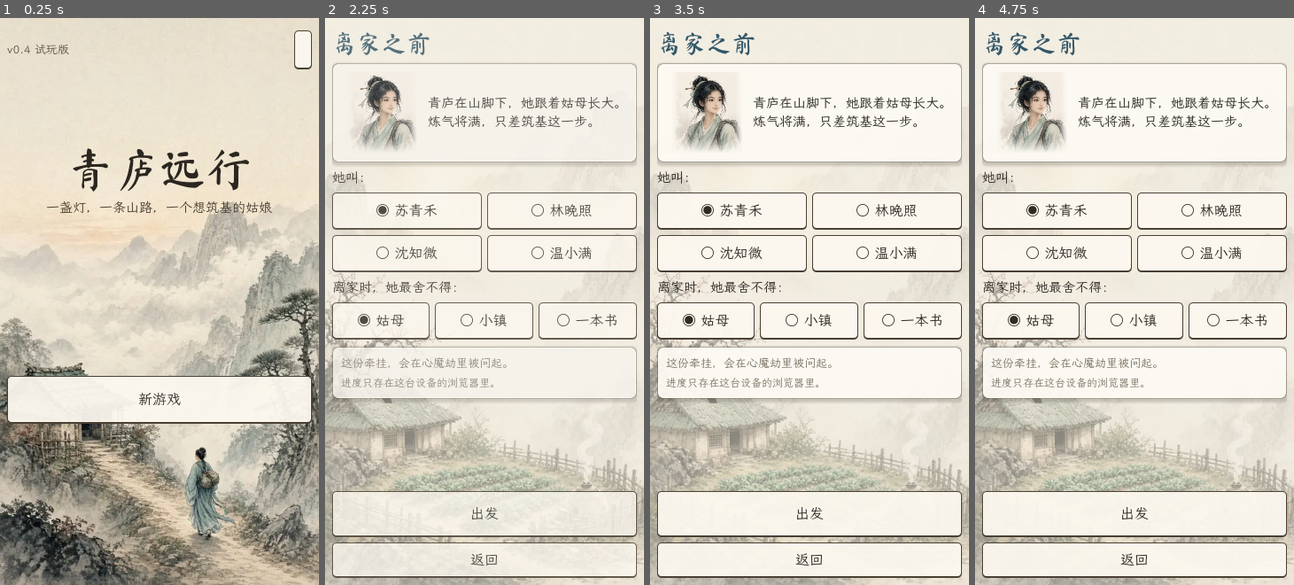
Above: before the commit, frames 1-4 (left to right).
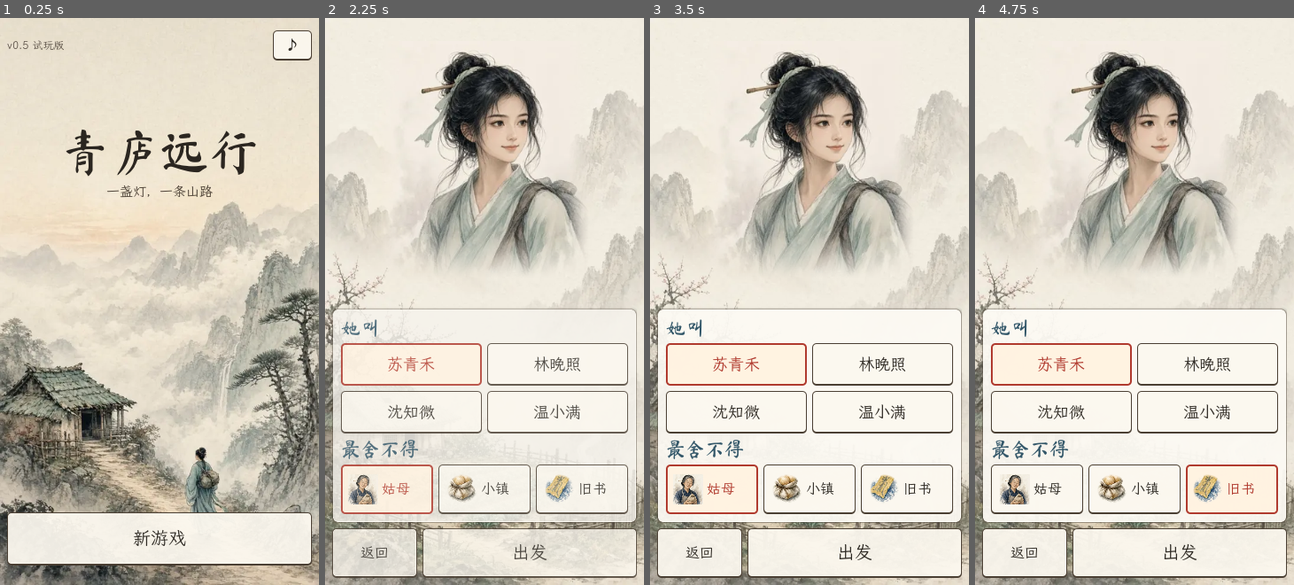
Above: after the commit, the same moments.

Repository: loo0p/qinglu-yuanxing
Game: Godot game, scene res://scenes/Main.tscn
The game is run twice, just before and just after one commit, with the same random seed, the same clock (stepped at 60 frames per second) and the same inputs.
Inputs (mouse positions are in pixels of both pictures, inside the frame that each line leads up to):
- Up to frame 1 (0.25 s): no input
- Up to frame 2 (2.25 s): click (628, 52) at 0.5 s, where only the run before the commit has a clickable "静音"; click (628, 52) at 1.25 s, where only the run before the commit has a clickable "放声"; click "新游戏" at 2 s
- Up to frame 3 (3.5 s): click (710, 488) at 2.75 s, where only the run after the commit has a clickable "姑母"
- Up to frame 4 (4.75 s): click (1134, 488) at 3.5 s, where only the run after the commit has a clickable "小镇"; click (1233, 488) at 4.25 s, where only the run after the commit has a clickable "旧书"

The runs differ from the first frame. In frame 1, 20% of the frame differs, in the area x 2-98%, y 2-97%; in frame 2, 41%; in frame 3, 44%, in the area x 0-100%, y 2-100%; in frame 4, 44%.

Commit message:
v0.5: scene-first title/create, prose cut to ~53%, clean dev screenshots

Diff:
--- a/data/events.json
+++ b/data/events.json
@@ -6,7 +6,7 @@
   "heavy": true,
   "once": true,
   "ganwu": 15,
-  "text": "春雨过后，溪水涨过了踏石。\n袖里的避水符还带着姑母灯下的墨香。",
+  "text": "春雨后，溪水漫过了踏石。袖里的避水符，还带着姑母的墨香。",
   "options": [
    {
     "id": "A",
@@ -22,7 +22,7 @@
      }
     },
     "effects": {
-     "log": "符纸遇水而亮，溪流从脚边分开，像替她让了一步路。"
+     "log": "符纸一亮，溪水为她让开了路。"
     }
    },
    {
@@ -35,7 +35,7 @@
      "tags": [
       "避"
      ],
-     "log": "她把符收回袖中，沿着溪往上走。多走一程，也多看了一程山。",
+     "log": "多走一程，也多看了一程山。",
      "goto": "H2b"
     }
    },
@@ -48,11 +48,11 @@
     "roll": {
      "chance": 0.5,
      "success": {
-      "log": "三步两跳，鞋湿了半截，人总算站在了对岸。"
+      "log": "三步两跳，鞋湿了半截，总算过来了。"
      },
      "fail": {
       "injure": 2,
-      "log": "脚下一滑，整个人扑进冷水里。爬上岸时，牙关直打战。"
+      "log": "脚下一滑，扑进冷水里，冻得牙关打战。"
      }
     },
     "effects": {
@@ -69,7 +69,7 @@
   "heavy": false,
   "once": true,
   "ganwu": 0,
-  "text": "乱石缝里生着几丛续骨草，叶背银毛细细。葛老三的腿，每到春天就犯。",
+  "text": "石缝里生着续骨草。葛老三的腿，一到春天就犯。",
   "options": [
    {
     "id": "A",
@@ -88,7 +88,7 @@
   "heavy": false,
   "once": true,
   "ganwu": 0,
-  "text": "松针积了一尺厚，踩上去没有声音。风过松间，像有人在远处翻书。",
+  "text": "松针积了一尺厚，踩上去没有声音。",
   "options": [
    {
     "id": "A",
@@ -102,7 +102,7 @@
   "heavy": true,
   "once": true,
   "ganwu": 15,
-  "text": "葛老三坐在门槛上揉膝盖，烟袋早灭了。\n“丫头，又进山？有续骨草没有？这腿一下雨就跟我闹。”",
+  "text": "葛老三坐在门槛上揉膝盖。\n“丫头，有续骨草没有？这腿又闹了。”",
   "options": [
    {
     "id": "A",
@@ -129,7 +129,7 @@
       "npc": "葛老三",
       "text": "她送来了续骨草"
      },
-     "log": "葛老三接过草，嘴里嘟囔着“还算有良心”，转身翻出一张净水符和十枚灵石塞给她：“山里的水不干净，拿着。”"
+     "log": "“还算有良心。”他塞来一张净水符、十枚灵石。"
     }
    },
    {
@@ -147,14 +147,14 @@
       "npc": "葛老三",
       "text": "她帮着劈了柴"
      },
-     "log": "她劈了一日柴，手掌磨得发红。葛老三数出五枚灵石，没多说话，只是把茶续满了。"
+     "log": "劈了一日柴。他数出五枚灵石，把茶续满。"
     }
    },
    {
     "id": "C",
     "label": "讨碗水，告辞",
     "effects": {
-     "log": "葛老三挥挥手：“去吧去吧，莫往寒潭那边乱走。”"
+     "log": "“去吧，莫往寒潭乱走。”"
     }
    }
   ],
@@ -166,7 +166,7 @@
   "heavy": true,
   "once": true,
   "ganwu": 25,
-  "text": "古松下卧着半截残碑。剩下几行字，笔意像水，竟和她吐纳的节律暗合。",
+  "text": "古松下半截残碑，笔意像水，竟和她的吐纳暗合。",
   "options": [
    {
     "id": "A",
@@ -175,7 +175,7 @@
      "flags": {
       "stele_read": true
      },
-     "log": "她用炭条把残字拓在纸上，折好，贴身收着。"
+     "log": "她把残字拓下，贴身收好。"
     }
    },
    {
@@ -189,7 +189,7 @@
      "flags": {
       "stele_read": true
      },
-     "log": "她在碑前坐了一整日。日影从碑头走到碑脚，那几行字，好像慢慢活了过来。"
+     "log": "日影从碑头走到碑脚，那几行字活了。"
     }
    }
   ]
@@ -200,7 +200,7 @@
   "heavy": false,
   "once": true,
   "ganwu": 0,
-  "text": "破庙门扇倒了一半，神像的脸看不清了。梁上，燕子新垒了窝。",
+  "text": "破庙里神像无面，梁上燕子新垒了窝。",
   "options": [
    {
     "id": "A",
@@ -218,7 +218,7 @@
   "once": false,
   "ganwu": 0,
   "days": 0,
-  "text": "山路往下，炊烟一缕一缕升起来。转过弯，就是青庐。",
+  "text": "炊烟升起来了。转过弯，就是青庐。",
   "options": [
    {
     "id": "A",
@@ -235,7 +235,7 @@
   "heavy": true,
   "once": false,
   "ganwu": 15,
-  "text": "枝头还挂着几颗赤阳果，红得像要烧起来。树下一头野猪正拱着落果，冲她哼了一声。",
+  "text": "枝头挂着几颗赤阳果，红得发烫。树下一头野猪，冲她哼了一声。",
   "variants": [
    {
     "if": {
@@ -243,7 +243,7 @@
       "xiangyang_done": true
      }
     },
-    "text": "果树只剩空枝，地上全是拱翻的泥。",
+    "text": "只剩空枝和拱翻的泥。",
     "ganwu": 0,
     "options": [
      {
@@ -271,13 +271,13 @@
        "items": {
         "herb_chiyangguo": 1
        },
-       "log": "野猪吃饱了，哼哼着钻进林子。树梢最高处，还剩一颗赤阳果。"
+       "log": "野猪吃饱走了。树梢还剩一颗。"
       }
      },
      {
       "else": true,
       "effects": {
-       "log": "等到野猪走了，树上已一颗不剩。来晚了。"
+       "log": "野猪走了，果子也没了。"
       }
      }
     ]
@@ -299,11 +299,11 @@
     "roll": {
      "chance": 0.7,
      "success": {
-      "log": "一道气劲打在它脚边，野猪惊叫着逃进林子。"
+      "log": "一道气劲落地，野猪逃进林子。"
      },
      "fail": {
       "injure": 2,
-      "log": "野猪不退反冲，她侧身避过，还是被撞得气血翻涌。"
+      "log": "野猪反冲过来，撞得她气血翻涌。"
      }
     },
     "branch": [
@@ -320,7 +320,7 @@
      {
       "else": true,
       "effects": {
-       "log": "枝头早已空了。"
+       "log": "枝头空了。"
       }
      }
     ]
@@ -333,7 +333,7 @@
   "heavy": true,
   "once": true,
   "ganwu": 15,
-  "text": "冷杉道上落着薄霜。采药人迎面下山：“去寒潭？潭里那只老龟，活得比山下的村子还久。”",
+  "text": "冷杉道上落着霜。采药人下山：“去寒潭？那只老龟，比村子还老。”",
   "options": [
    {
     "id": "A",
@@ -342,7 +342,7 @@
      "flags": {
       "rumor_laogui": true
      },
-     "log": "采药人压低声音：“它嘴馋，爱吃丹。可别惹它，惹了它，潭上就起雾。”"
+     "log": "“它嘴馋，爱吃丹。惹了它，潭上就起雾。”"
     }
    },
    {
@@ -356,7 +356,7 @@
       "npc": "采药人",
       "text": "她帮着辨过草"
      },
-     "log": "她认出那是半枯的寒水苏，教他怎样晾才不坏药性。采药人连声道谢。"
+     "log": "她教他怎么晾寒水苏。他连声道谢。"
     }
    }
   ]
@@ -367,7 +367,7 @@
   "heavy": false,
   "once": false,
   "ganwu": 0,
-  "text": "浅水里，去年的莲叶枯成褐色。泥底下有什么硬硬的东西，硌着脚心。",
+  "text": "浅水里莲叶枯了。泥底下，有东西硌着脚心。",
   "options": [
    {
     "id": "A",
@@ -388,7 +388,7 @@
      "items": {
       "seed_lianzi": 1
      },
-     "log": "指尖触到一粒坚硬的东西——一粒寒潭莲子，冷得像冰。"
+     "log": "一粒寒潭莲子，冷得像冰。"
     }
    }
   ]
@@ -399,13 +399,13 @@
   "heavy": true,
   "once": true,
   "ganwu": 15,
-  "text": "老猎户在火塘边烤手。\n“老龟？它不缺东西。它只跟有耐心的人说话。”",
+  "text": "老猎户烤着火：“老龟不缺东西。它只跟有耐心的人说话。”",
   "options": [
    {
     "id": "A",
     "label": "坐下烤火，听他讲古",
     "effects": {
-     "log": "老猎户讲到半夜：“我年轻时陪它坐过一宿，它就跟我说了一句话。”"
+     "log": "“我年轻时陪它坐过一宿，它就说了一句话。”"
     }
    },
    {
@@ -423,7 +423,7 @@
       "npc": "老猎户",
       "text": "她修过屋顶"
      },
-     "log": "她踩着梯子补了一日屋顶。老猎户塞给她三枚灵石，说是“给你路上买馍”。"
+     "log": "补了一日屋顶。他塞来三枚灵石：“路上买馍。”"
     }
    }
   ]
@@ -434,7 +434,7 @@
   "heavy": true,
   "once": true,
   "ganwu": 15,
-  "text": "冰面裂开一道窄缝，底下黑得看不见底。绕过去，要多走大半日。",
+  "text": "冰面裂开一道缝，底下黑得看不见底。",
   "options": [
    {
     "id": "A",
@@ -476,11 +476,11 @@
     "roll": {
      "chance": 0.5,
      "success": {
-      "log": "她落在对面冰上，冰面咯吱响了一声，没有裂开。"
+      "log": "冰面咯吱一声，没裂。"
      },
      "fail": {
       "injure": 2,
-      "log": "冰沿碎了，半条腿浸进冰水，冷得发麻。"
+      "log": "冰沿碎了，半条腿浸进冰水。"
      }
     }
    }
@@ -493,7 +493,7 @@
   "once": false,
   "ganwu": 0,
   "key": "laogui",
-  "text": "潭心圆石上，趴着一只磨盘大的老龟。它身后，一朵寒潭莲开得雪白。\n它睁开一只眼：“又来一个。丫头，要莲？”",
+  "text": "潭心石上，趴着磨盘大的老龟，身后一朵寒潭莲，雪白。\n它睁开一只眼：“丫头，要莲？”",
   "variants": [
    {
     "if": {
@@ -501,7 +501,7 @@
       "laogui_done": true
      }
     },
-    "text": "老龟晒着壳，眼皮都没抬：“莲给过你了。好好修。”",
+    "text": "老龟晒着壳：“莲给过你了。好好修。”",
     "options": [
      {
       "id": "Z",
@@ -515,7 +515,7 @@
       "laogui_grudge": true
      }
     },
-    "text": "老龟背过身去。潭面冷冰冰的，一丝风也没有。",
+    "text": "老龟背对着她。潭面冷得没有一丝风。",
     "options": [
      {
       "id": "S",
@@ -548,7 +548,7 @@
         "npc": "老龟",
         "text": "她回来赔了罪"
        },
-       "log": "她低声说：“那天，是我莽撞。”老龟盯着丹看了很久，才慢慢转过身来，把一朵莲推下水，漂到她脚边：“下回，好好说话。”"
+       "log": "“那天是我莽撞。”老龟慢慢转过身，推来一朵莲：“下回好好说话。”"
       }
      },
      {
@@ -579,7 +579,7 @@
         "npc": "老龟",
         "text": "她回来赔了罪"
        },
-       "log": "老龟吞了丹，哼了一声，到底没再背对她。潭上的冷雾，慢慢散了。"
+       "log": "老龟吞了丹，哼一声。冷雾散了。"
       }
      },
      {
@@ -594,7 +594,7 @@
       "laogui": "D"
      }
     },
-    "text": "老龟眯着眼：“说过了，只换不送。”",
+    "text": "老龟眯眼：“只换，不送。”",
     "options": [
      {
       "id": "B",
@@ -618,7 +618,7 @@
         "laogui_done": true,
         "laogui_b_later": true
        },
-       "log": "老龟一口吞了丹，咂咂嘴，把一朵莲和一粒莲子推下水，漂到她脚边。"
+       "log": "老龟吞了丹，推来一朵莲、一粒莲子。"
       }
      },
      {
@@ -646,7 +646,7 @@
       "flags": {
        "laogui_A_ok": true
       },
-      "log": "脚尖在龟背上一点，莲已在手。那一跃之间，她忽然摸到了气的走向。身后潭水翻起一阵冷雾。",
+      "log": "脚尖在龟背一点，莲已在手。那一跃，她摸到了气的走向。",
       "ganwu": 20
      },
      "fail": {
@@ -655,7 +655,7 @@
        "laogui_A_ok": false,
        "tan_path": true
       },
-      "log": "老龟一沉，她扑进潭里，被暗流冲到下游，好半天才爬上岸。她记住了那条被冲上岸的小径。"
+      "log": "老龟一沉，她被暗流冲到下游，记住了上岸的小径。"
      }
     },
     "effects": {
@@ -672,7 +672,7 @@
       "npc": "老龟",
       "text": "她抢了莲"
      },
-     "log": "老龟没有回头。潭上的冷雾慢慢漫过来——它记仇了。"
+     "log": "老龟没回头。冷雾漫上潭面——它记仇了。"
     }
    },
    {
@@ -707,7 +707,7 @@
       "npc": "老龟",
       "text": "她拿丹换了莲"
      },
-     "log": "老龟伸长脖子吞了丹，眯起眼：“嗯，火候还嫩。”它把一朵莲和一粒莲子推下水，漂到她脚边。"
+     "log": "老龟吞了丹：“火候还嫩。”一朵莲、一粒莲子漂到她脚边。"
     }
    },
    {
@@ -737,7 +737,7 @@
       "npc": "老龟",
       "text": "她陪我坐了三天"
      },
-     "log": "她陪老龟坐了三天，看雾聚雾散。第三天傍晚，它把一朵莲推到她脚边：“潭底有条暗渠，通到山那边。你记着。”"
+     "log": "她陪它坐了三天。临走，它推来一朵莲：“潭底有条暗渠，你记着。”"
     }
    },
    {
@@ -757,7 +757,7 @@
       "npc": "老龟",
       "text": "明年这时候再来"
      },
-     "log": "走出十几步，身后传来一声：“明年这时候，再来。”"
+     "log": "身后传来一声：“明年这时候，再来。”"
     }
    }
   ],
@@ -769,13 +769,13 @@
   "heavy": true,
   "once": true,
   "ganwu": 15,
-  "text": "冰瀑像一匹冻住的白布。窄路中间，一只雪狐冲她龇出细白的牙。",
+  "text": "冰瀑下的窄路上，一只雪狐冲她龇牙。",
   "options": [
    {
     "id": "A",
     "label": "站定，与它对视",
     "effects": {
-     "log": "她不动，雪狐也不动。良久，它甩甩尾巴，让开了路。"
+     "log": "她不动，它也不动。良久，它让开了路。"
     }
    },
    {
@@ -792,11 +792,11 @@
     "roll": {
      "chance": 0.7,
      "success": {
-      "log": "雪狐尖叫一声，窜上崖壁不见了。"
+      "log": "雪狐一声尖叫，窜上崖壁。"
      },
      "fail": {
       "injure": 2,
-      "log": "雪狐一爪挠过她的手背，留下三道血痕。"
+      "log": "手背上挨了三道血痕。"
      }
     }
    },
@@ -820,7 +820,7 @@
   "heavy": false,
   "once": false,
   "ganwu": 0,
-  "text": "空猎屋里只剩半截蜡烛和一叠旧纸。窗外的雾很浓。",
+  "text": "空猎屋里，半截蜡烛，一叠旧纸。",
   "options": [
    {
     "id": "A",
@@ -836,7 +836,7 @@
       "letter_pending": true,
       "letter_ever": true
      },
-     "log": "她写了很久，最后只写了“一切都好，勿念”。托下山的猎户捎了回去。"
+     "log": "写了很久，只写下“一切都好，勿念”。"
     }
    },
    {
@@ -851,7 +851,7 @@
   "heavy": false,
   "once": true,
   "ganwu": 0,
-  "text": "雾里带着苦味，吸一口，舌根发涩。",
+  "text": "雾里有苦味，舌根发涩。",
   "options": [
    {
     "id": "A",
@@ -865,7 +865,7 @@
   "heavy": false,
   "once": true,
   "ganwu": 0,
-  "text": "走出雾林，天一下子亮了。远处，青庐的炊烟细细一缕。",
+  "text": "出了雾林，天亮了。远处一缕炊烟。",
   "options": [
    {
     "id": "A",
@@ -880,7 +880,7 @@
   "once": false,
   "ganwu": 0,
   "days": 0,
-  "text": "雾在身后合拢。再走半日，就能闻到姑母灶上的饭香。",
+  "text": "雾在身后合拢。再走半日，就闻得到姑母的饭香。",
   "options": [
    {
     "id": "A",
@@ -897,7 +897,7 @@
   "heavy": false,
   "once": false,
   "ganwu": 0,
-  "text": "那天被冲上岸的溪石上，还留着她的手印。顺着往上爬，就是老龟的石头。",
+  "text": "溪石上还留着她的手印。往上爬，就是老龟的石头。",
   "options": [
    {
     "id": "A",
--- a/scripts/main.gd
+++ b/scripts/main.gd
@@ -5,7 +5,7 @@
 
 const GS = preload("res://scripts/game_state.gd")
 const Store = preload("res://scripts/save_store.gd")
-const VERSION = "v0.4 试玩版"
+const VERSION = "v0.5 试玩版"
 
 const C_TEXT := Color("#2E2A24")
 const C_ACCENT := Color("#34586A")
@@ -1022,60 +1022,81 @@
 func _title() -> void:
 	_stage_image("title")
 	var top = row()
-	var vtag = L(VERSION, 13, Color("#5A5046"), top)
+	var vtag = L(VERSION, 12, Color("#5A5046"), top)
 	vtag.size_flags_horizontal = Control.SIZE_EXPAND_FILL
-	var mb = B("放声" if muted else "静音", func(): _toggle_mute(), true, top, 30)
+	var mb = B("♪" if not muted else "♪×", func(): _toggle_mute(), true, top, 34)
 	mb.size_flags_horizontal = Control.SIZE_SHRINK_END
-	mb.add_theme_font_size_override("font_size", 12)
+	mb.custom_minimum_size = Vector2(44, 34)
 	var gap = Control.new()
-	gap.custom_minimum_size = Vector2(0, 70)
+	gap.custom_minimum_size = Vector2(0, get_viewport_rect().size.y * 0.09)
+	gap.mouse_filter = Control.MOUSE_FILTER_IGNORE
 	body.add_child(gap)
-	var t = H("青庐远行", 52, Color("#2B2620"))
+	var t = H("青庐远行", 56, Color("#2B2620"))
 	t.horizontal_alignment = HORIZONTAL_ALIGNMENT_CENTER
-	var st0 = L("一盏灯，一条山路，一个想筑基的姑娘", 15, Color("#4A3F33"))
+	var st0 = L("一盏灯，一条山路", 15, Color("#4A3F33"))
 	st0.horizontal_alignment = HORIZONTAL_ALIGNMENT_CENTER
 	_spacer()
 	if store.exists():
 		var d = store.load_data()
 		if d != null:
 			var st = d["state"]
-			var info = "%s · 第 %d 日 · %s" % [safe_name(String(st.get("name", ""))), int(st.get("day", 0)), "已完结" if st.get("ended", false) else "进行中"]
-			B("继续：" + info, _continue, true, null, 54)
+			var cb = BI("继续 · %s · 第%d日" % [safe_name(String(st.get("name", ""))), int(st.get("day", 0))], "ico_ration", _continue, true, footer, 60)
+			cb.alignment = HORIZONTAL_ALIGNMENT_CENTER
+			cb.add_theme_font_size_override("font_size", 18)
 		else:
-			L("存档读不出来（已保留原文件）。", 13, C_WARN)
-	B("新游戏", func(): screen = "create", true, null, 54)
-	var gap2 = Control.new()
-	gap2.custom_minimum_size = Vector2(0, get_viewport_rect().size.y * 0.25)
-	body.add_child(gap2)
+			L("存档读不出来（已保留原文件）。", 13, C_WARN, footer)
+	var nb = B("新游戏", func(): screen = "create", true, footer, 60)
+	nb.add_theme_font_size_override("font_size", 20)
+	var pad = Control.new()
+	pad.custom_minimum_size = Vector2(0, 8)
+	footer.add_child(pad)
 
 func _create() -> void:
-	_stage_image("bg_home", 0.55)
-	H("离家之前", 28)
-	var c0 = card()
-	var hr = row(c0)
-	IC("vn_heroine_smile", 92, hr)
-	var intro = L("青庐在山脚下，她跟着姑母长大。炼气将满，只差筑基这一步。", 15, C_TEXT, hr)
-	intro.autowrap_mode = TextServer.AUTOWRAP_WORD_SMART
-	intro.size_flags_horizontal = Control.SIZE_EXPAND_FILL
-	L("她叫：", 15)
+	_stage_image("bg_home", 0.25)
+	var pr = TextureRect.new()
+	pr.texture = tex("vn_heroine_smile")
+	pr.expand_mode = TextureRect.EXPAND_IGNORE_SIZE
+	pr.stretch_mode = TextureRect.STRETCH_KEEP_ASPECT_CENTERED
+	var vs = get_viewport_rect().size
+	pr.size = Vector2(vs.x, vs.y * 0.42)
+	pr.position = Vector2(0, vs.y * 0.04)
+	pr.mouse_filter = Control.MOUSE_FILTER_IGNORE
+	stage.add_child(pr)
+	_spacer()
+	var c = card()
+	H("她叫", 22, C_ACCENT, c)
 	var nr = GridContainer.new()
 	nr.columns = 2
 	nr.add_theme_constant_override("h_separation", 6)
 	nr.add_theme_constant_override("v_separation", 6)
-	body.add_child(nr)
+	c.add_child(nr)
 	for nm in NAMES_PRESET:
-		B(("◉ " if create_name == nm else "○ ") + nm, func(): create_name = nm, true, nr, 42)
-	L("离家时，她最舍不得：", 15)
-	var cr = row()
-	for c in [["aunt", "姑母"], ["town", "小镇"], ["book", "一本书"]]:
-		B(("◉ " if create_cherish == c[0] else "○ ") + c[1], func(): create_cherish = c[0], true, cr, 42)
-	var nc = card()
-	L("这份牵挂，会在心魔劫里被问起。", 13, C_DIM, nc)
+		var b = B(nm, func(): create_name = nm, true, nr, 48)
+		b.add_theme_font_size_override("font_size", 18)
+		if create_name == nm:
+			_mark(b)
+	H("最舍不得", 22, C_ACCENT, c)
+	var cr = row(c)
+	for ch in [["aunt", "姑母", "por_aunt"], ["town", "小镇", "ico_ration"], ["book", "旧书", "ico_fu"]]:
+		var b2 = BI(ch[1], ch[2], func(): create_cherish = ch[0], true, cr, 56)
+		b2.add_theme_constant_override("icon_max_width", 34)
+		b2.add_theme_font_size_override("font_size", 16)
+		if create_cherish == ch[0]:
+			_mark(b2)
 	if store.exists():
-		L("已有存档：开始新游戏会把它另存为 qinglu_prev，不会删除。", 12, C_WARN, nc)
-	L("进度只存在这台设备的浏览器里。", 12, C_DIM, nc)
-	B("出发", func(): _start_new(), true, footer, 52)
-	B("返回", func(): screen = "title", true, footer, 40)
+		L("旧档会另存，不删除。", 12, C_WARN, c)
+	var r = row(footer)
+	var bk = B("返回", func(): screen = "title", true, r, 56)
+	bk.size_flags_stretch_ratio = 0.4
+	var go = B("出发", func(): _start_new(), true, r, 56)
+	go.add_theme_font_size_override("font_size", 20)
+
+## 选中态：朱红描边
+func _mark(b: Button) -> void:
+	var sb = _sb(Color(1.0, 0.95, 0.88, 0.97), Color("#B03A2E"), 4, 2, 8)
+	for st in ["normal", "hover", "focus", "pressed"]:
+		b.add_theme_stylebox_override(st, sb)
+	b.add_theme_color_override("font_color", Color("#B03A2E"))
 
 # ------------------------------------------------------------ 对话框（视觉小说式）
 func _beats(text: String) -> Array:
@@ -1730,6 +1751,7 @@
 			if cmd == "result":
 				g.enter_node("T4"); g.resolve("C")
 			sheet = ""
+			g.notices.clear()
 			_save()
 			refresh()
 		"reveal":
@@ -1737,6 +1759,11 @@
 			refresh()
 		"sheet_furnace", "sheet_field", "sheet_stats", "sheet_pack":
 			sheet = cmd.substr(6)
+			refresh()
+		"create":
+			screen = "create"
+			modal = {}
+			sheet = ""
 			refresh()
 		"title":
 			screen = "title"
@@ -1750,6 +1777,7 @@
 			for pk in [["H1", "A"], ["H2a", "A"]]:
 				g.enter_node(pk[0]); g.resolve(pk[1]); g.continue_trip()
 			g.enter_node("H3")
+			g.notices.clear()
 			_save()
 			refresh()
 		"xinmo", "ending":
@@ -1766,6 +1794,7 @@
 				g.s["ending"] = "zhuji"
 				g.s["ended"] = true
 				g.s["log"].append({"day": 41, "text": "第 41 日，筑基功成。"})
+			g.notices.clear()
 			_save()
 			refresh()
 		"laogui", "depart", "home", "cult":
@@ -1799,6 +1828,7 @@
 			if cmd == "home":
 				tab = "home"
 				g.enqueue("juqi")
+			g.notices.clear()
 			_save()
 			refresh()
 	return cmd
Binary file changed: fonts/MaShanZheng-sub.ttf
Binary file changed: fonts/WenKai-sub.ttf
Not shown, changed: fonts/glyphs.txt
Not shown, changed: fonts/glyphs_brush.txt
Not shown, changed: tests/ui_smoke_results.txt
Not shown, changed: README.md
Not shown, changed: STATUS.md
Not shown, changed: tools/shots.py
